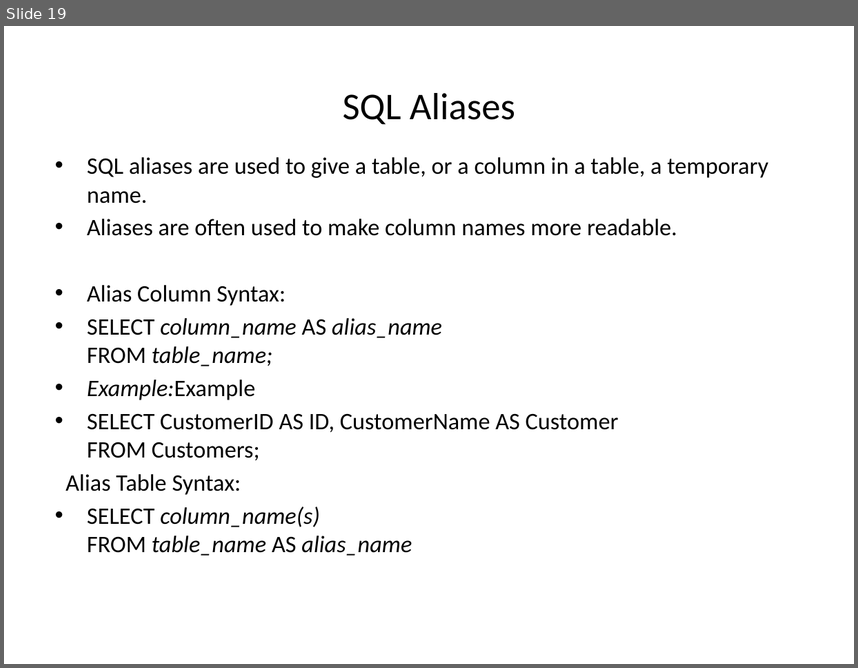
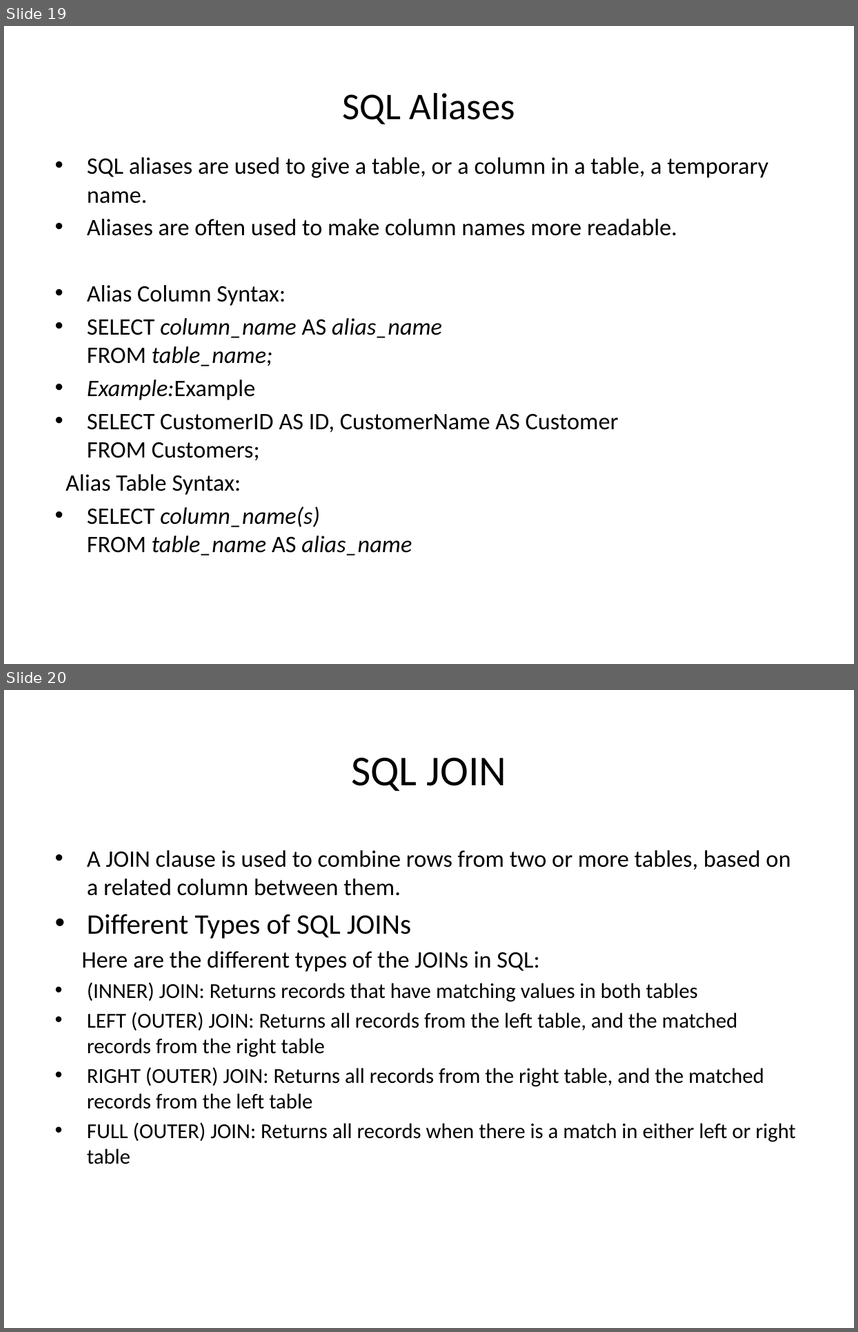
Before and after one commit to goudp4959/Oracle, a slide deck: SQL-latest.pptx. Shown one above the other, each under a label of ours: slide 19 before the commit, slides 19 and 20 after it. The pictures are 858x668 and 858x1332 pixels, drawn with LibreOffice and Linux fonts; fonts in the diff are those of the drawing. Boxes give left, top, right and bottom in pixels: in the first picture for what was removed or moved away, otherwise in the second. Text is boxed around its words. In the diff, an @@ line names an element or a change of style, - is before the commit and + after.

```diff
--- a/SQL-latest.pptx
+++ b/SQL-latest.pptx
@@ slide 20 added at (x1=4, y1=690, x2=854, y2=1328), background #FFFFFF @@
@@ title added at (x1=351, y1=758, x2=507, y2=791), 36 pt, text #000000 @@
+SQL JOIN
@@ text added at (x1=82, y1=850, x2=795, y2=1164), 18 pt, text #000000 @@
+• A JOIN clause is used to combine rows from two or more tables, based on a related column between them.
+• Different Types of SQL JOINs
+Here are the different types of the JOINs in SQL:
+• (INNER) JOIN: Returns records that have matching values in both tables
+• LEFT (OUTER) JOIN: Returns all records from the left table, and the matched records from the right table
+• RIGHT (OUTER) JOIN: Returns all records from the right table, and the matched records from the left table
+• FULL (OUTER) JOIN: Returns all records when there is a match in either left or right table
```
Also in this commit, not shown: 8 other slides added, 1 slide removed.
